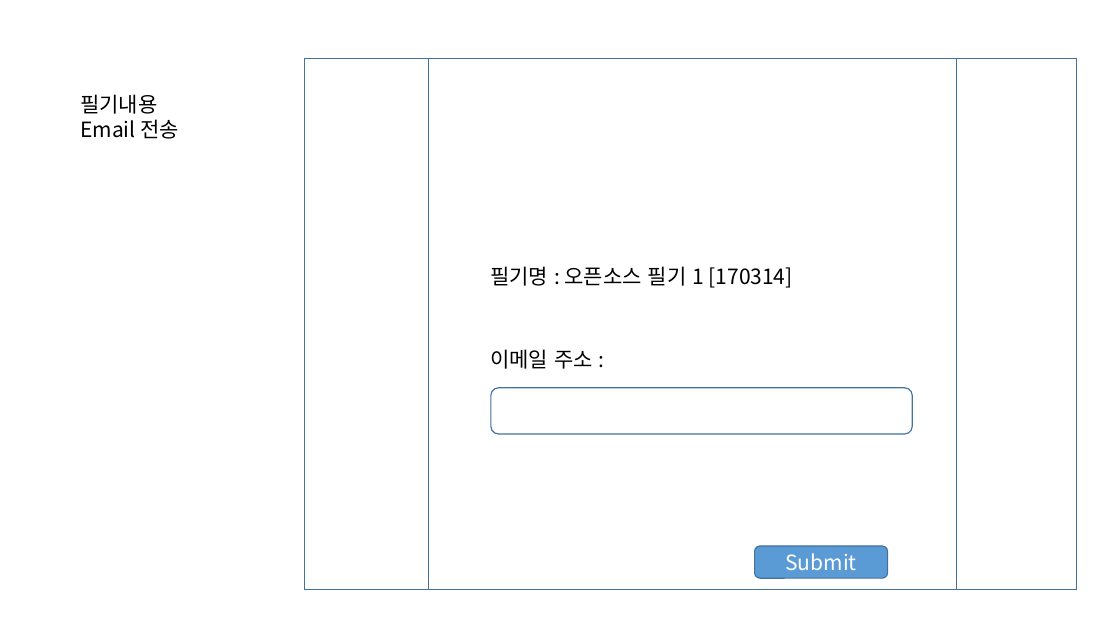
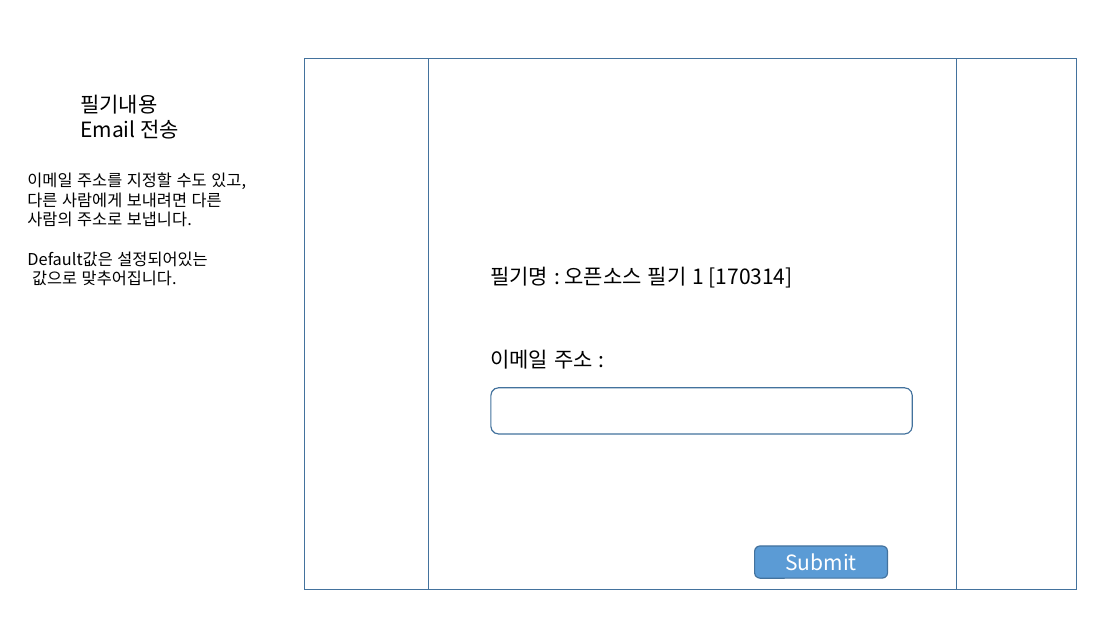
Before and after one commit to masima305/opensourceClass, a slide deck: slide 12 of project#1/메모장 기획.pptx (slide 10 before the commit). Drawn at 1120x630 pixels with LibreOffice and Linux fonts; fonts in the diff are those of the drawing. Boxes give left, top, right and bottom in pixels: in the first picture for what was removed or moved away, otherwise in the second. Text is boxed around its words. In the diff, an @@ line names an element or a change of style, - is before the commit and + after.

```diff
--- a/project#1/메모장 기획.pptx
+++ b/project#1/메모장 기획.pptx
@@ text added at (27,172,246,286), 14 pt, text #000000 @@
+이메일 주소를 지정할 수도 있고,
+다른 사람에게 보내려면 다른
+사람의 주소로 보냅니다.
+Default값은 설정되어있는
+값으로 맞추어집니다.
```
Also in this commit, not shown: 6 other slides changed, 2 slides added.
